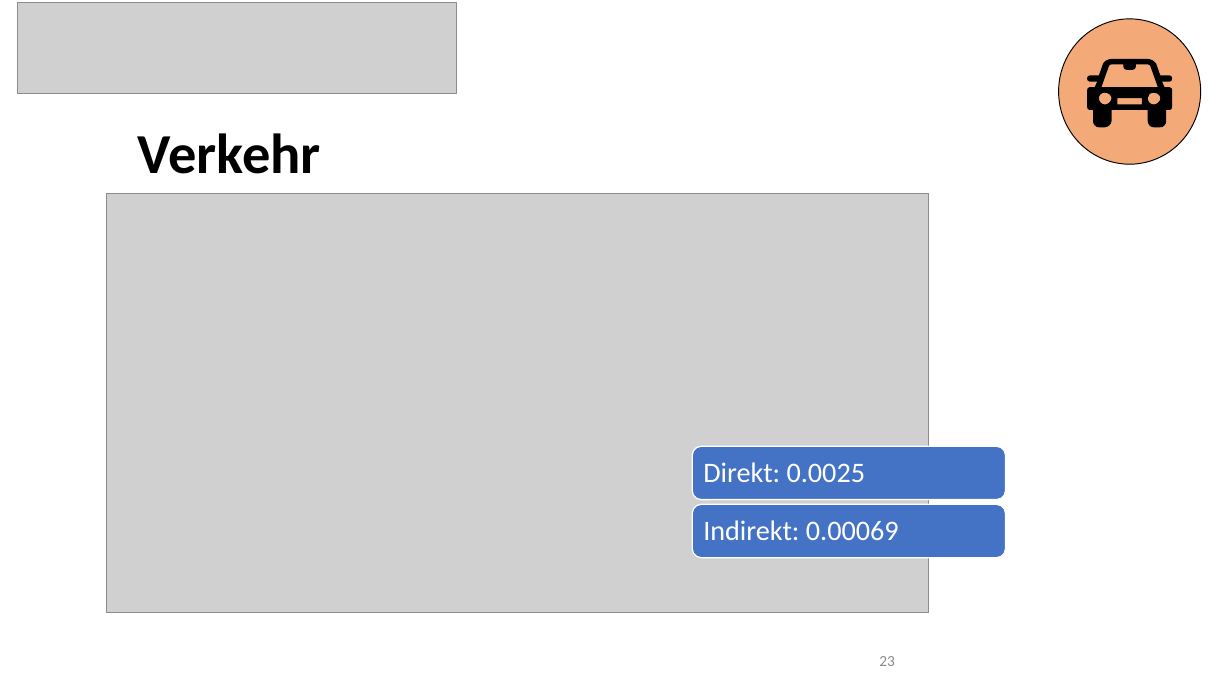
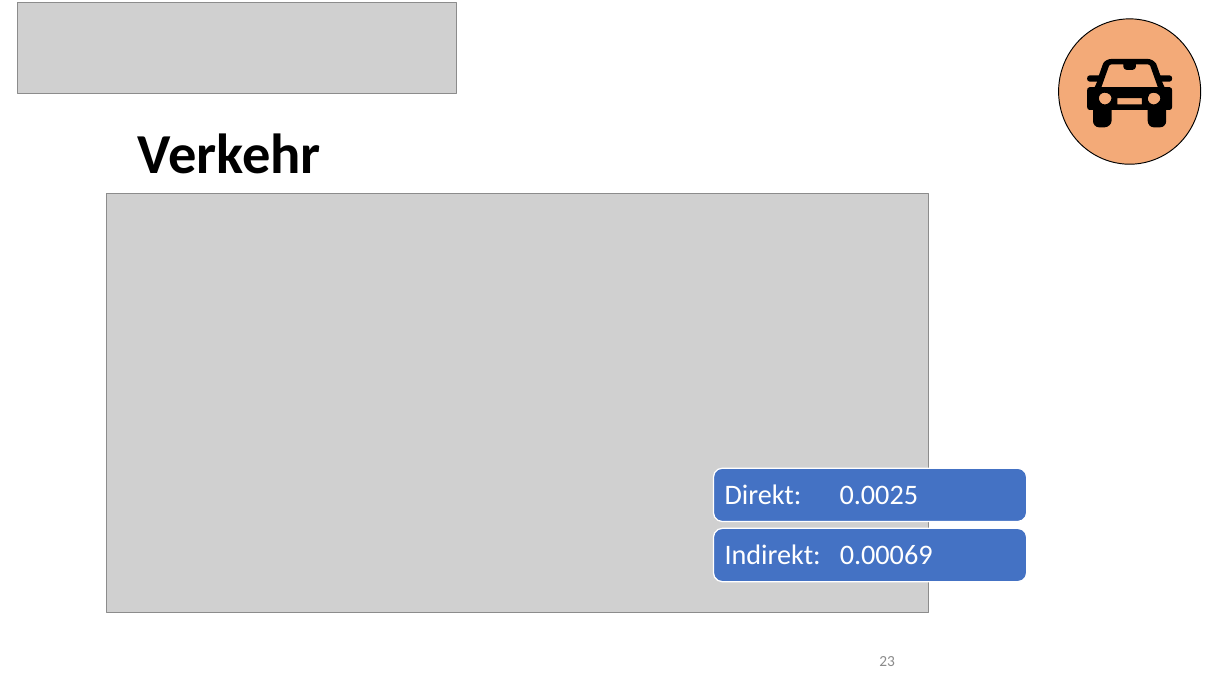
Before and after one commit to 7ben18/FHNW_Steinschlagrisiko, a slide deck: slide 23 of Praesentation/Steinschlagrisiko_Präsentation.pptx. Drawn at 1232x693 pixels with LibreOffice and Linux fonts; fonts in the diff are those of the drawing; grey boxes stand for pictures. Boxes give left, top, right and bottom in pixels: in the first picture for what was removed or moved away, otherwise in the second. Text is boxed around its words. In the diff, an @@ line names an element or a change of style, - is before the commit and + after.

```diff
--- a/Praesentation/Steinschlagrisiko_Präsentation.pptx
+++ b/Praesentation/Steinschlagrisiko_Präsentation.pptx
@@ text "Direkt: 0.0025" rewrapped from (703,462,865,482) to (725,484,918,504) @@
@@ 2 rounded rectangles, 1 text: place and size @@
-2 rounded rectangles, 1 text at (692,446,1006,558)
+2 rounded rectangles, 1 text at (714,469,1027,582)
```
Also in this commit, not shown: 14 other slides changed.
